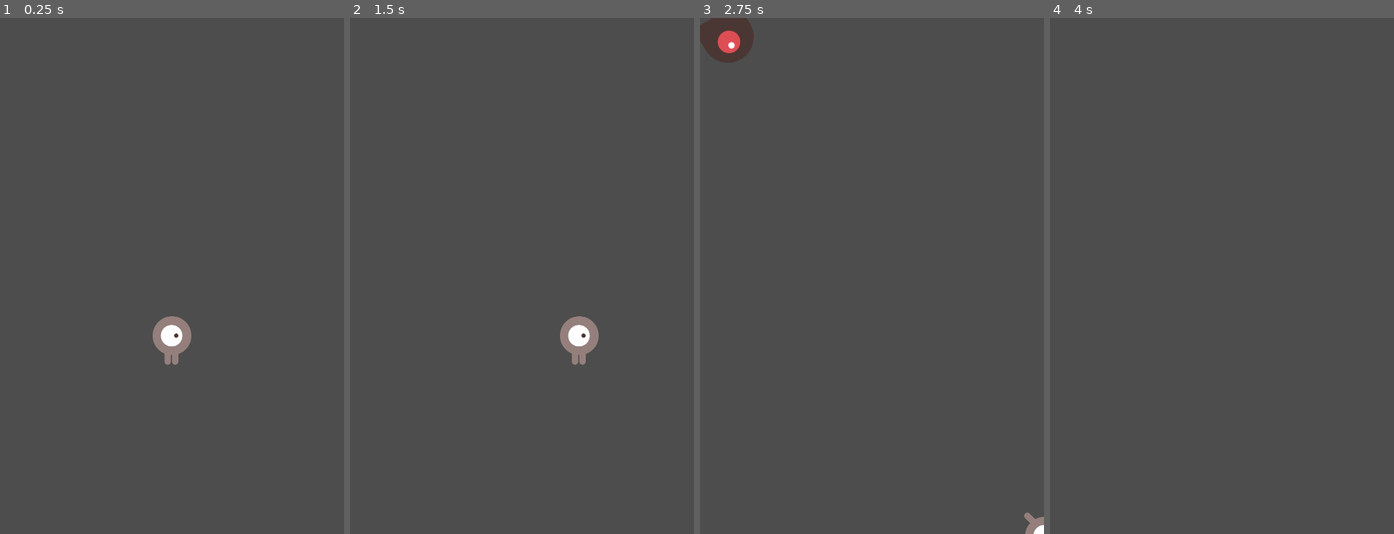
Above: before the commit, frames 1-4 (left to right).
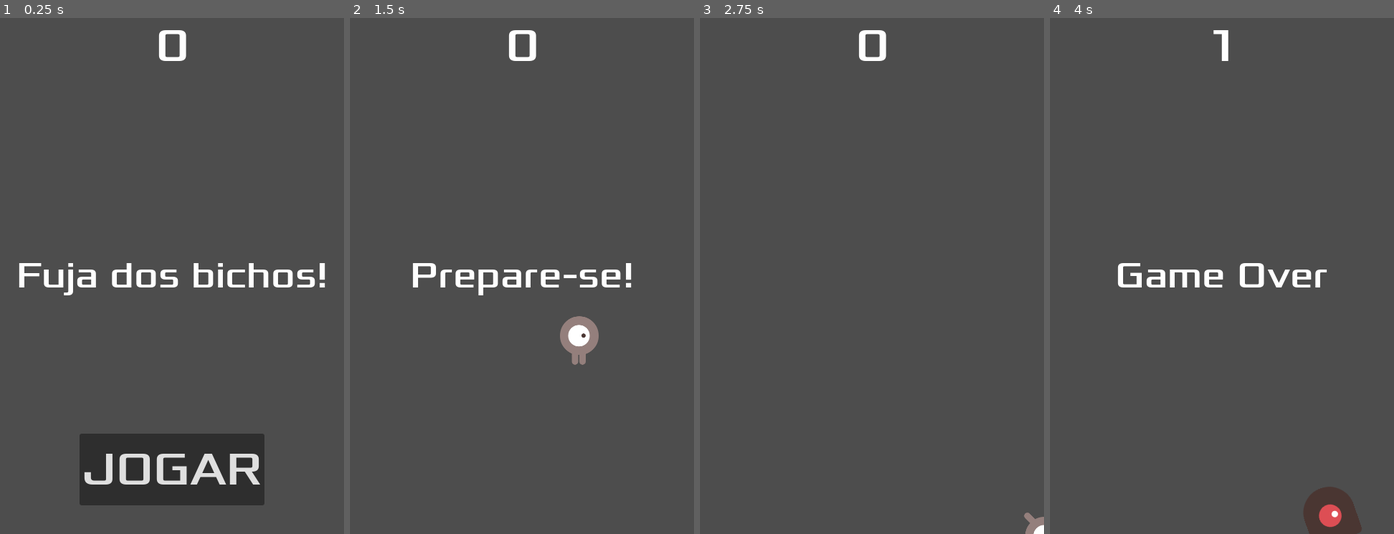
Above: after the commit, the same moments.

Repository: LuizHMAguiar/godot-projeto1
Game: Godot game, scene res://main.tscn
Two runs of this game, one before a commit and one after it. Both use one fixed random seed, a clock stepped at 60 frames per second and the inputs below. This scene is started directly instead of the project's main scene.
Inputs (mouse positions are in pixels of both pictures, inside the frame that each line leads up to):
- Up to frame 1 (0.25 s): no input
- Up to frame 2 (1.5 s): click (522, 472) at 0.5 s, where only the run after the commit has a clickable "JOGAR"; tap Enter at 1.25 s; hold Right (move_right) from 1.28 s (still down)
- Up to frame 3 (2.75 s): release Right (move_right) at 2.03 s; hold Down (move_down) from 2.03 s (still down)
- Up to frame 4 (4 s): release Down (move_down) at 2.78 s; hold Right (move_right) 2.78-3.53 s; hold Up (move_up) from 3.53 s (still down)

The runs differ from the first frame. In frame 1, 10% of the frame differs, in the area x 5-95%, y 2-95%; in frame 2, 1.5%; in frame 3, 1.4%; in frame 4, 2.5%.

Commit message:
Criação da tela de menu HUD

Diff:
--- /dev/null
+++ b/hud.gd
@@ -0,0 +1,40 @@
+extends CanvasLayer
+
+# Notifies `Main` node that the button has been pressed
+signal start_game
+
+# Called when the node enters the scene tree for the first time.
+func _ready() -> void:
+	pass # Replace with function body.
+
+
+# Called every frame. 'delta' is the elapsed time since the previous frame.
+func _process(delta: float) -> void:
+	pass
+
+
+func show_message(text):
+	$Message.text = text
+	$Message.show()
+	$MessageTimer.start()
+
+func show_game_over():
+	show_message("Game Over")
+	# Wait until the MessageTimer has counted down.
+	await $MessageTimer.timeout
+
+	$Message.text = "Fuja dos bichos!"
+	$Message.show()
+	# Make a one-shot timer and wait for it to finish.
+	await get_tree().create_timer(1.0).timeout
+	$StartButton.show()
+
+func update_score(score):
+	$ScoreLabel.text = str(score)
+
+func _on_start_button_pressed():
+	$StartButton.hide()
+	start_game.emit()
+
+func _on_message_timer_timeout():
+	$Message.hide()
--- /dev/null
+++ b/hud.tscn
@@ -0,0 +1,60 @@
+[gd_scene load_steps=3 format=3 uid="uid://cf2har5fe74gl"]
+
+[ext_resource type="Script" uid="uid://crhriyvtocqsx" path="res://hud.gd" id="1_64ctp"]
+[ext_resource type="FontFile" uid="uid://dso4y75khwcn5" path="res://assets/fonts/Xolonium-Regular.ttf" id="2_8sq4i"]
+
+[node name="HUD" type="CanvasLayer"]
+script = ExtResource("1_64ctp")
+
+[node name="ScoreLabel" type="Label" parent="."]
+anchors_preset = 5
+anchor_left = 0.5
+anchor_right = 0.5
+offset_left = -22.5
+offset_right = 22.5
+offset_bottom = 78.0
+grow_horizontal = 2
+theme_override_fonts/font = ExtResource("2_8sq4i")
+theme_override_font_sizes/font_size = 64
+text = "0"
+
+[node name="Message" type="Label" parent="."]
+anchors_preset = 8
+anchor_left = 0.5
+anchor_top = 0.5
+anchor_right = 0.5
+anchor_bottom = 0.5
+offset_left = -221.0
+offset_top = -32.0
+offset_right = 221.0
+offset_bottom = 32.0
+grow_horizontal = 2
+grow_vertical = 2
+theme_override_fonts/font = ExtResource("2_8sq4i")
+theme_override_font_sizes/font_size = 51
+text = "Fuja dos bichos!"
+horizontal_alignment = 1
+autowrap_mode = 2
+
+[node name="StartButton" type="Button" parent="."]
+anchors_preset = 7
+anchor_left = 0.5
+anchor_top = 1.0
+anchor_right = 0.5
+anchor_bottom = 1.0
+offset_left = -100.0
+offset_top = -140.0
+offset_right = 100.0
+offset_bottom = -40.0
+grow_horizontal = 2
+grow_vertical = 0
+theme_override_fonts/font = ExtResource("2_8sq4i")
+theme_override_font_sizes/font_size = 64
+text = "JOGAR"
+
+[node name="MessageTimer" type="Timer" parent="."]
+wait_time = 2.0
+one_shot = true
+
+[connection signal="pressed" from="StartButton" to="." method="_on_start_button_pressed"]
+[connection signal="timeout" from="MessageTimer" to="." method="_on_message_timer_timeout"]
--- a/main.gd
+++ b/main.gd
@@ -6,7 +6,7 @@
 
 # Called when the node enters the scene tree for the first time.
 func _ready():
-	new_game()
+	pass
 
 
 # Called every frame. 'delta' is the elapsed time since the previous frame.
@@ -17,11 +17,15 @@
 func game_over():
 	$ScoreTimer.stop()
 	$MobTimer.stop()
+	$HUD.show_game_over()
 
 func new_game():
 	score = 0
 	$Player.start($StartPosition.position)
 	$StartTimer.start()
+	$HUD.update_score(score)
+	$HUD.show_message("Prepare-se!")
+	get_tree().call_group("mobs", "queue_free")
 
 func _on_mob_timer_timeout():
 	# Create a new instance of the Mob scene.
@@ -50,6 +54,7 @@
 
 func _on_score_timer_timeout():
 	score += 1
+	$HUD.update_score(score)
 
 func _on_start_timer_timeout():
 	$MobTimer.start()
--- a/main.tscn
+++ b/main.tscn
@@ -1,8 +1,9 @@
-[gd_scene load_steps=5 format=3 uid="uid://bsh7uu0gtoqff"]
+[gd_scene load_steps=6 format=3 uid="uid://bsh7uu0gtoqff"]
 
 [ext_resource type="Script" uid="uid://but86od88l3cb" path="res://main.gd" id="1_h2yge"]
 [ext_resource type="PackedScene" uid="uid://kmvstqq62vp1" path="res://player.tscn" id="1_ig7tw"]
 [ext_resource type="PackedScene" uid="uid://dxo8xh3d6d24" path="res://mob.tscn" id="2_1bvp3"]
+[ext_resource type="PackedScene" uid="uid://cf2har5fe74gl" path="res://hud.tscn" id="3_1bvp3"]
 
 [sub_resource type="Curve2D" id="Curve2D_0xm2m"]
 _data = {
@@ -13,6 +14,8 @@
 [node name="Main" type="Node"]
 script = ExtResource("1_h2yge")
 mob_scene = ExtResource("2_1bvp3")
+
+[node name="HUD" parent="." instance=ExtResource("3_1bvp3")]
 
 [node name="Player" parent="." instance=ExtResource("1_ig7tw")]
 
@@ -33,6 +36,7 @@
 
 [node name="MobSpawnLocation" type="PathFollow2D" parent="MobPath"]
 
+[connection signal="start_game" from="HUD" to="." method="new_game"]
 [connection signal="hit" from="Player" to="." method="game_over"]
 [connection signal="timeout" from="MobTimer" to="." method="_on_mob_timer_timeout"]
 [connection signal="timeout" from="ScoreTimer" to="." method="_on_score_timer_timeout"]
--- a/mob.tscn
+++ b/mob.tscn
@@ -54,12 +54,12 @@
 script = ExtResource("1_1qmh0")
 metadata/_edit_group_ = true
 
-[node name="AnimatedSprite2D" type="AnimatedSprite2D" parent="."]
+[node name="AnimatedSprite2D" type="AnimatedSprite2D" parent="." groups=["mobs"]]
 rotation = 1.5707964
 scale = Vector2(0.75, 0.75)
 sprite_frames = SubResource("SpriteFrames_pcqmr")
 animation = &"walk"
-frame_progress = 0.5413272
+frame_progress = 0.8025348
 speed_scale = 0.75
 
 [node name="CollisionShape2D" type="CollisionShape2D" parent="."]
Not shown, added: hud.gd.uid
